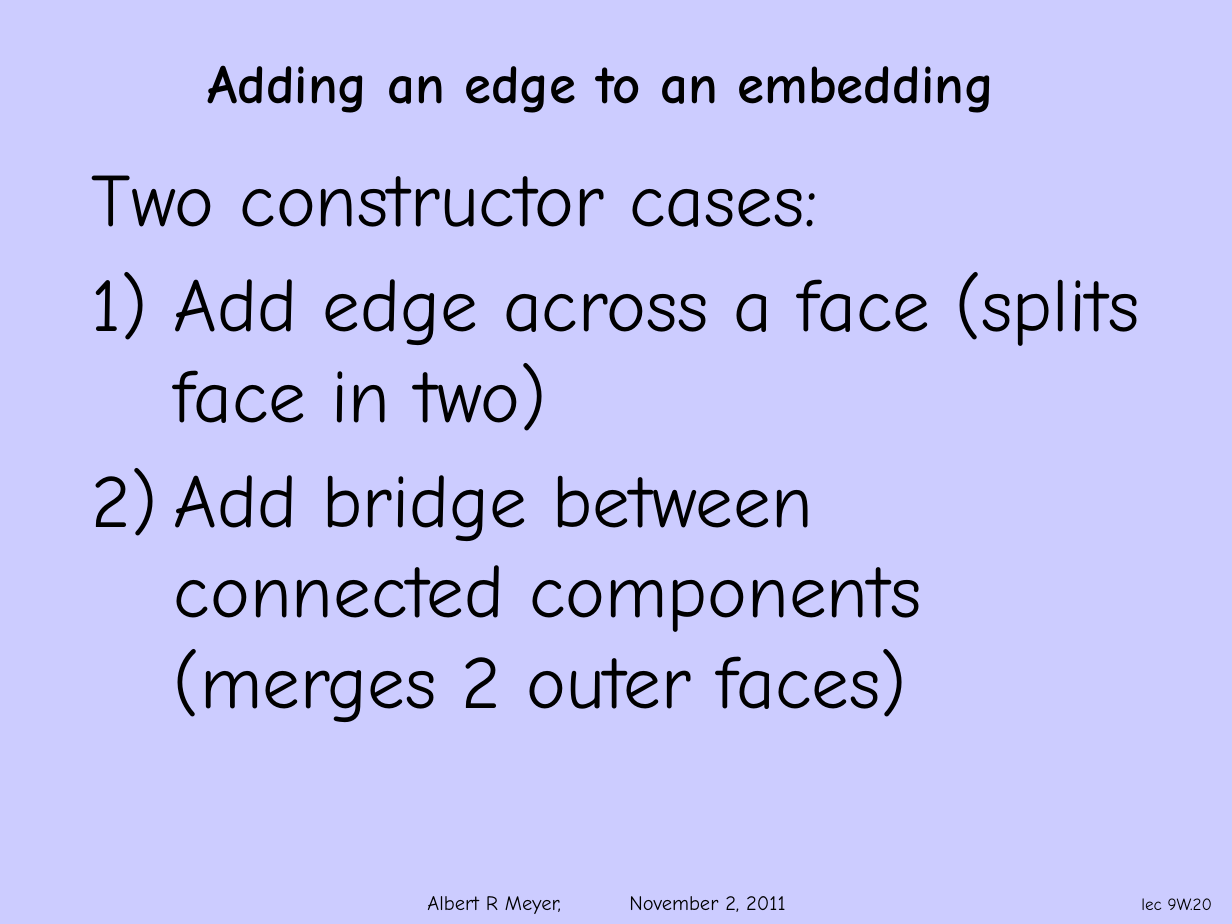
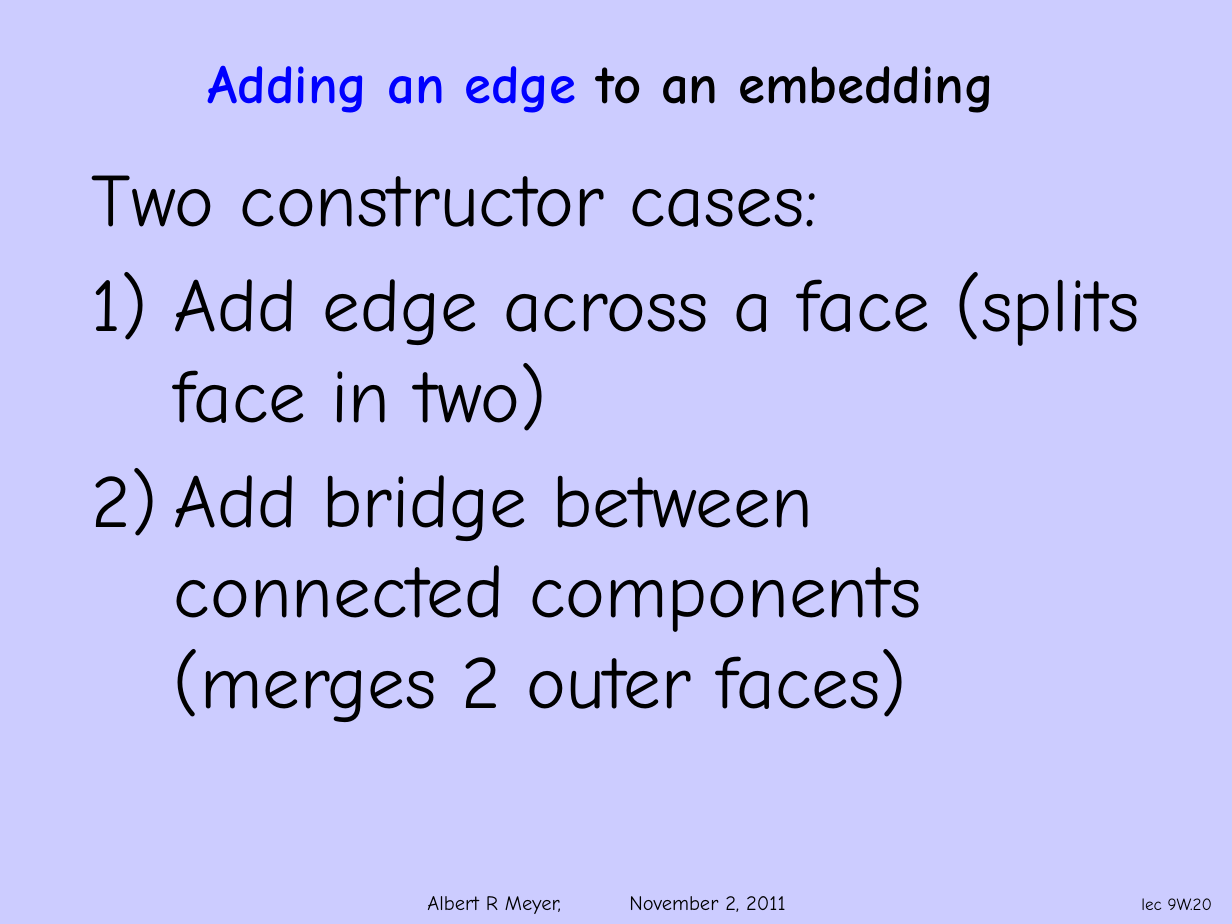
Before and after one commit to armeyer/mcs_web, a slide deck: slide 20 of fall11/slidesF11/slides9w.pptx. Drawn at 1232x924 pixels with LibreOffice and Linux fonts; fonts in the diff are those of the drawing; background and template pictures are left out. Boxes give left, top, right and bottom in pixels: in the first picture for what was removed or moved away, otherwise in the second. Text is boxed around its words. In the diff, an @@ line names an element or a change of style, - is before the commit and + after.

```diff
--- a/fall11/slidesF11/slides9w.pptx
+++ b/fall11/slidesF11/slides9w.pptx
@@ title "Adding an edge to an ..." at bbox=[207, 65, 994, 113]: text colour #000000 to #0000FF in "Adding an edge" @@
```
Also in this commit, not shown: 1 other slide changed, 1 other file.
